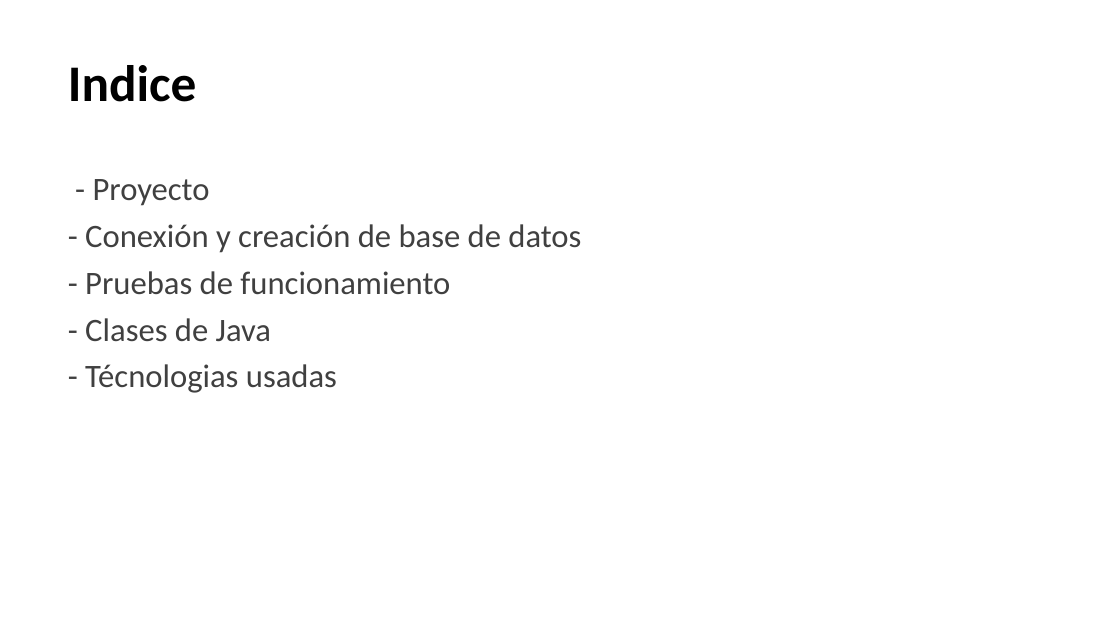
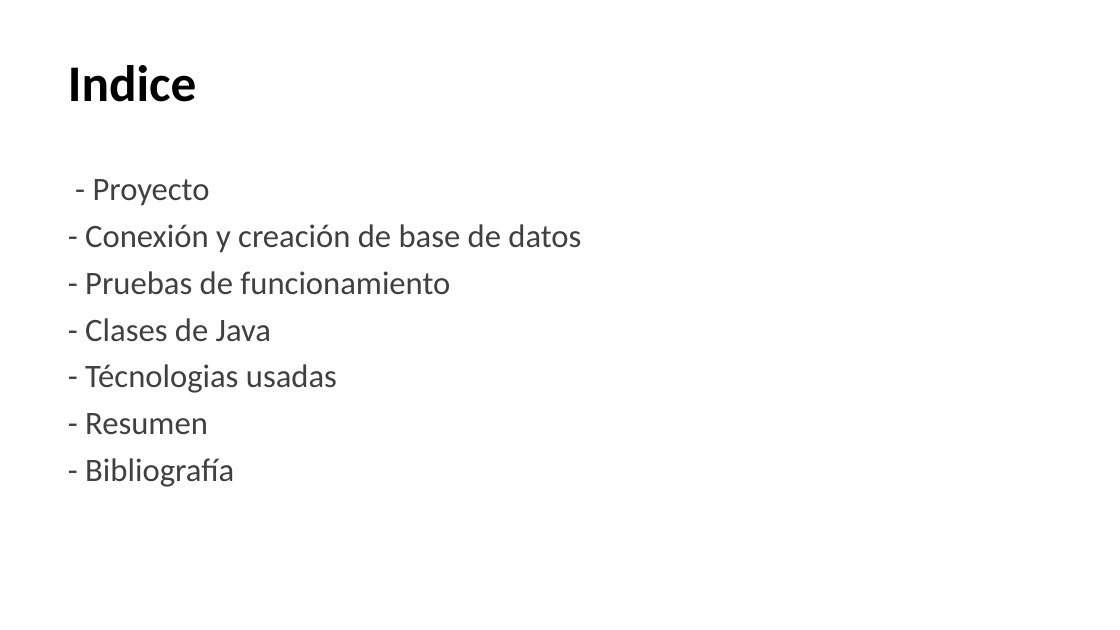
Before and after one commit to Peypa0512/Proyecto_Final, a slide deck: slide 2 of Presentación proyecto.pptx. Drawn at 1120x630 pixels with LibreOffice and Linux fonts; fonts in the diff are those of the drawing. Boxes give left, top, right and bottom in pixels: in the first picture for what was removed or moved away, otherwise in the second. Text is boxed around its words. In the diff, an @@ line names an element or a change of style, - is before the commit and + after.

```diff
--- a/Presentación proyecto.pptx
+++ b/Presentación proyecto.pptx
@@ text at [85,413,234,487]: paragraphs added @@
+- Resumen
+- Bibliografía
```
Also in this commit, not shown: 1 other slide changed, 10 slides added, 11 other files.
